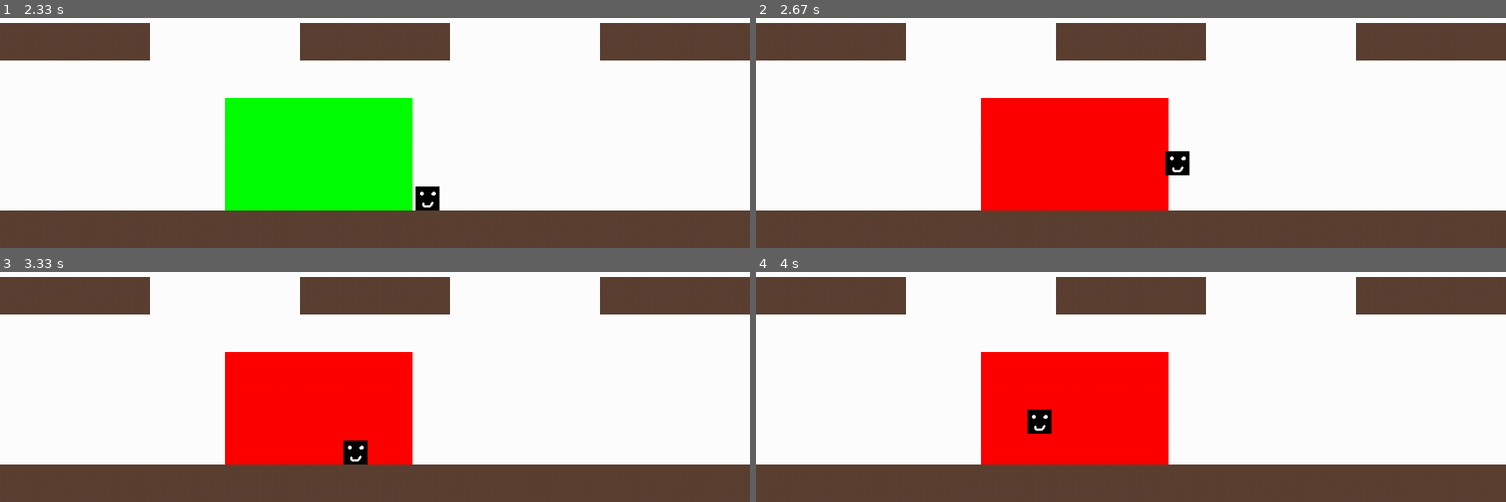
Above: before the commit, frames 1-4 (two rows, left to right).
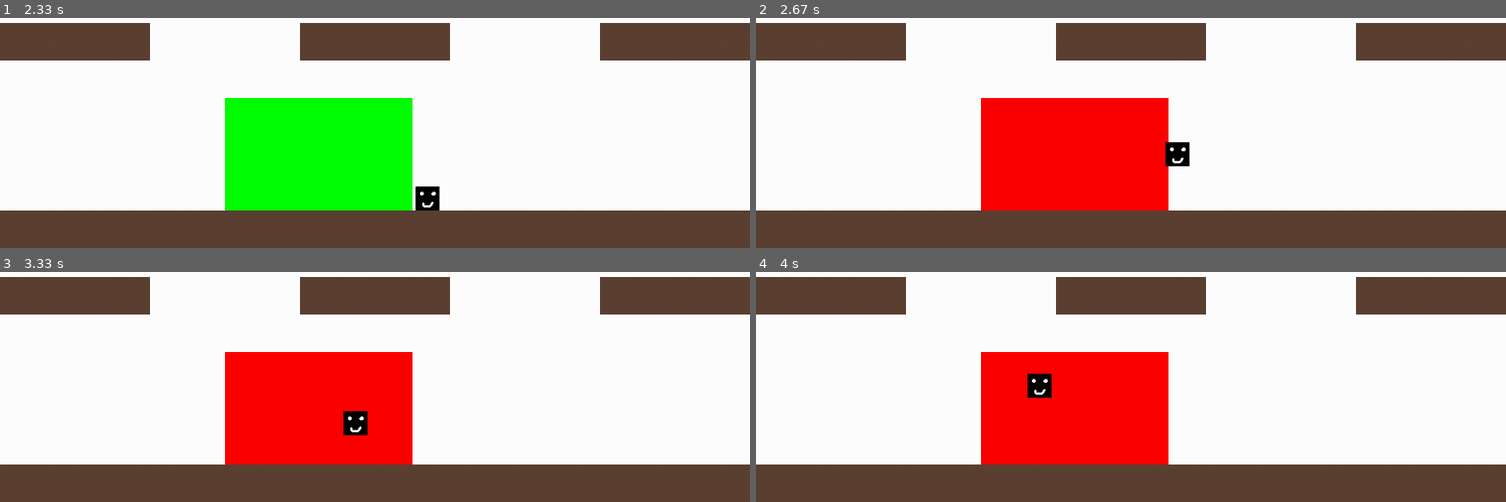
Above: after the commit, the same moments.

Repository: KDO1T/Return-To-Sender
Game: pygame game, started from main.py
The game is run twice, just before and just after one commit, with the same random seed, the same clock (stepped at 60 frames per second) and the same inputs.
Inputs:
- Up to frame 1 (2.33 s): hold Space 0.33-0.8 s; hold D 0.33-0.8 s; tap Space at 0.83, 1.23, 1.53, 2.07 s; hold D 1.17-1.63 s; hold D from 2 s (still down)
- Up to frame 2 (2.67 s): tap Space at 2.37, 2.57 s; release D at 2.47 s; hold A from 2.5 s (still down)
- Up to frame 3 (3.33 s): tap Space at 2.87 s; release A at 3.03 s
- Up to frame 4 (4 s): hold A 3.4-3.8 s; tap Space at 3.47, 3.77, 3.9 s; hold W from 3.83 s (still down)

Frame 1 is identical in both runs. In frame 2, 0.3% of the frame differs, in the area x 54-58%, y 53-69%; in frame 3, 0.7%; in frame 4, 0.7%, in the area x 36-40%, y 44-71%.

Commit message:
revamped double jumping system which allows for more jumps than just 2, added on_ground variable to determine if player is touching a floor or nor

Diff:
--- a/main.py
+++ b/main.py
@@ -18,8 +18,9 @@
 moving_left = False
 player_rect = pygame.Rect(250, 250, player_sprite.get_width(), player_sprite.get_height()) #player hitbox
 player_y_momentum = 0 # <-- gravity enacted on the player
+max_air_jumps = 1
 air_jumps = 0
-can_jump = True
+on_ground = None
 
 object_rect = pygame.Rect(300, 300, 250,250)
 
@@ -42,9 +43,7 @@
 running = True
 while running:
 
-    # max_air_jumps = 1
     jump = False
-
        # *--INPUT DETECTION--*
     for event in pygame.event.get(): #just detects if any 'events' occur
 
@@ -67,23 +66,16 @@
                 moving_left = True
             if event.key == pygame.K_SPACE:
 
-                # for tile in floor_tiles and tile in platform_tiles:
-                #     if player_rect.colliderect(tile):
-
-                        #positive y momentum is downward | negative y momentum is upward
-                        if  player_y_momentum >= 0 and player_y_momentum <= 1:#player touching ground
-                            can_jump = True
-                        else:
-                            can_jump = False
-
-                        print(player_y_momentum)
-                        print(can_jump)
-
-                        if can_jump == True:
-                            #player is jumping from a stable surface i.e. not in the air
-                            jump = True
-                        else:
-                            jump = False
+                #positive y momentum is downward | negative y momentum is upward
+                if on_ground is True: #player touching ground
+                    jump = True
+                    air_jumps = max_air_jumps
+                else: #player is in the air
+                    if air_jumps > 0: #if player has an extra jump, then jump then deduct from remaining jumps
+                        jump = True
+                        air_jumps -= 1
+                    else:
+                        pass
 
 
 
@@ -99,7 +91,6 @@
                 moving_left = False
 
 
-    player_movement = [0,0]
 
 
 
@@ -109,6 +100,8 @@
 
 
     # *--HORIZONTAL MOVEMENT + COLLISIONS--*
+
+    player_movement = [0,0]
 
     #left and right movement
     if moving_right == True:
@@ -140,6 +133,11 @@
     if player_y_momentum > 10:
         player_y_momentum = 10
 
+    if player_y_momentum >= 0 and player_y_momentum <= 1: #checks if player is in the air
+        pass
+    else:
+        on_ground = False
+
     player_rect.y += player_movement[1]
 
     #jump
@@ -152,7 +150,7 @@
             if player_movement[1] > 0:
                 player_rect.bottom = tile.top
                 player_y_momentum = 0 # <-- basically tells the game that i can stop falling now
-                print("you can jump")
+                on_ground = True
 
             if player_movement[1] < 0:
                 player_rect.top = tile.bottom
@@ -165,7 +163,7 @@
             if player_movement[1] > 0:
                 player_rect.bottom = tile.top
                 player_y_momentum = 0 # <-- basically tells the game that i can stop falling now
-                print("you can jump")
+                on_ground = True
 
             if player_movement[1] < 0:
                 player_rect.top = tile.bottom
